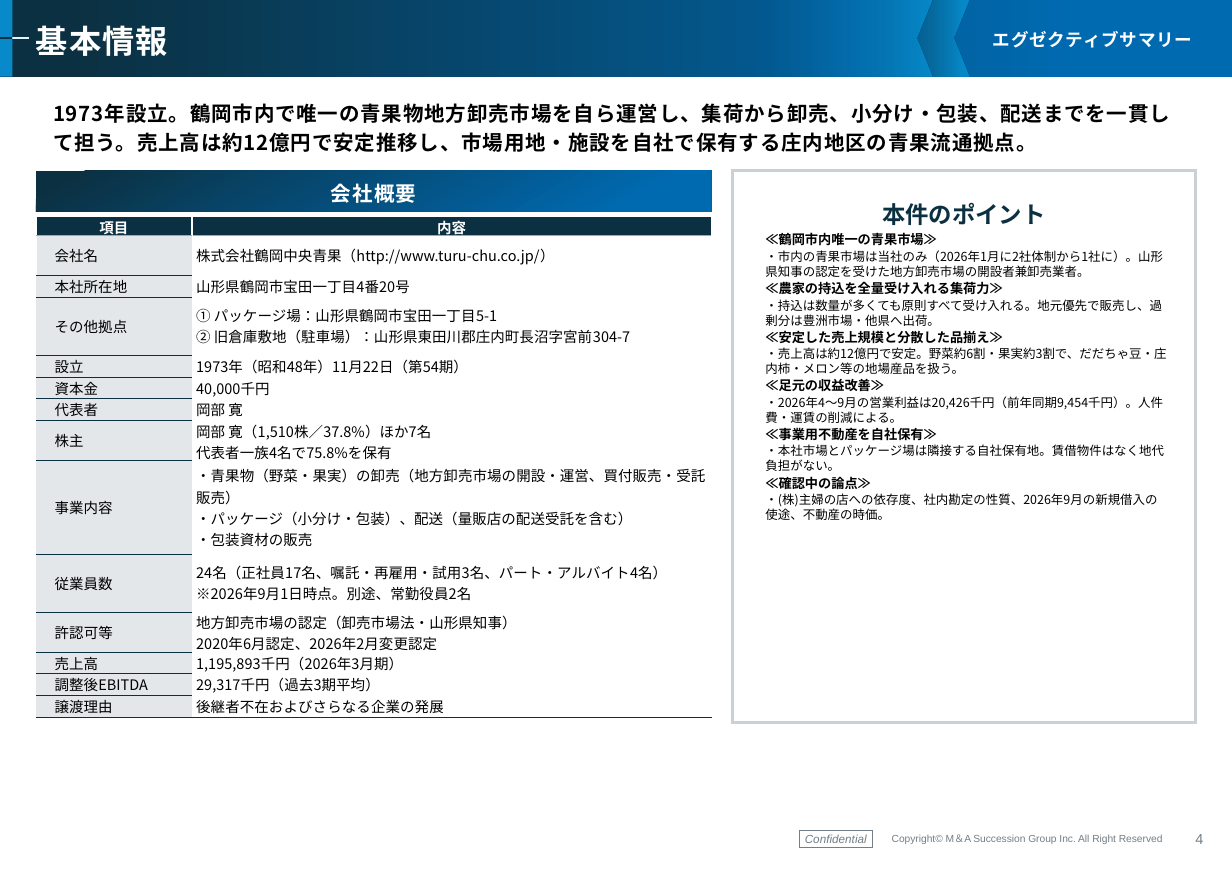
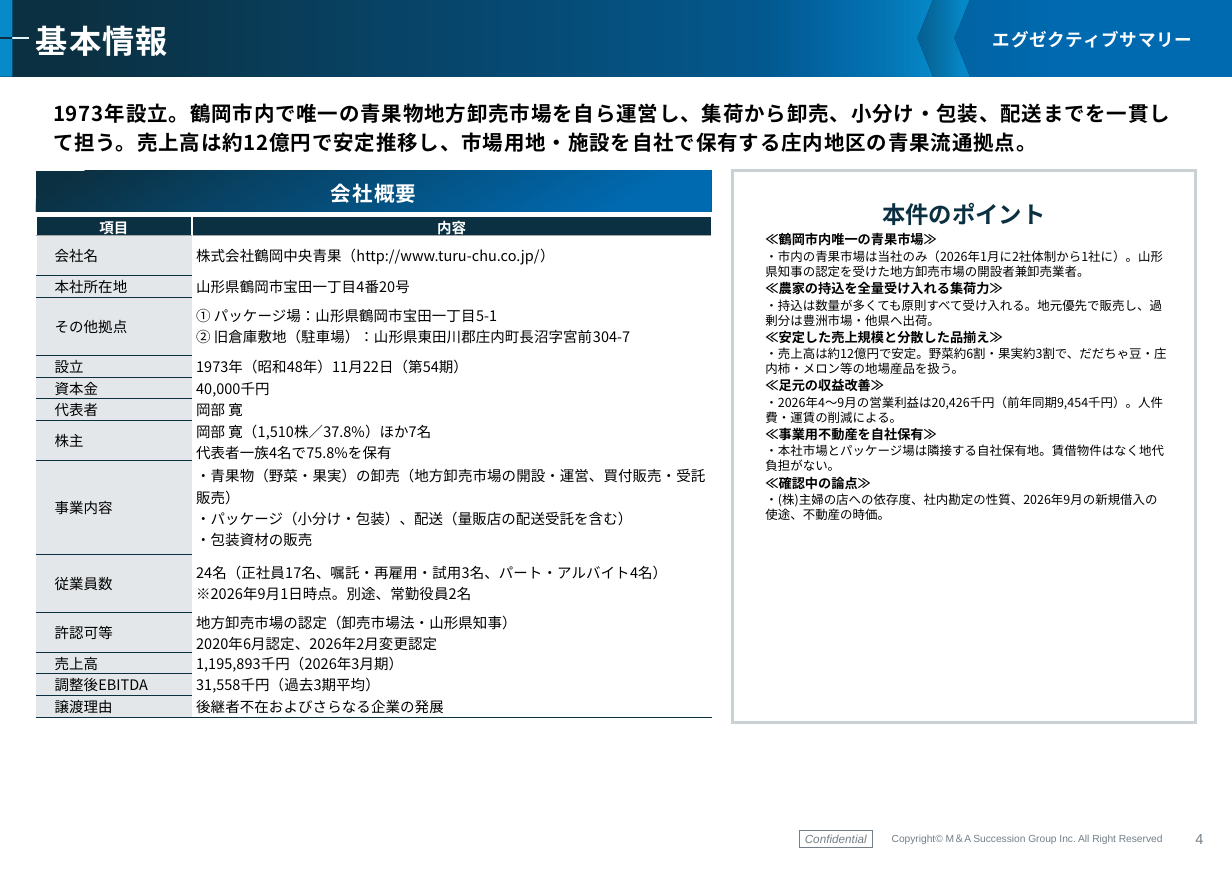
Before and after one commit to keisuketagaito/github-1st, a slide deck: slide 5 of 株式会社鶴岡中央青果/企業概要書_鶴岡中央青果_261115.pptx. Drawn at 1232x871 pixels with LibreOffice and Linux fonts; fonts in the diff are those of the drawing; background and template pictures are left out. Boxes give left, top, right and bottom in pixels: in the first picture for what was removed or moved away, otherwise in the second. Text is boxed around its words. In the diff, an @@ line names an element or a change of style, - is before the commit and + after.

```diff
--- a/株式会社鶴岡中央青果/企業概要書_鶴岡中央青果_261115.pptx
+++ b/株式会社鶴岡中央青果/企業概要書_鶴岡中央青果_261115.pptx
@@ table at bbox=[36, 217, 711, 718] @@
-row 13, column 2: 29,317千円（過去3期平均）
+row 13, column 2: 31,558千円（過去3期平均）
```
Also in this commit, not shown: 1 other slide changed, 7 other files.
